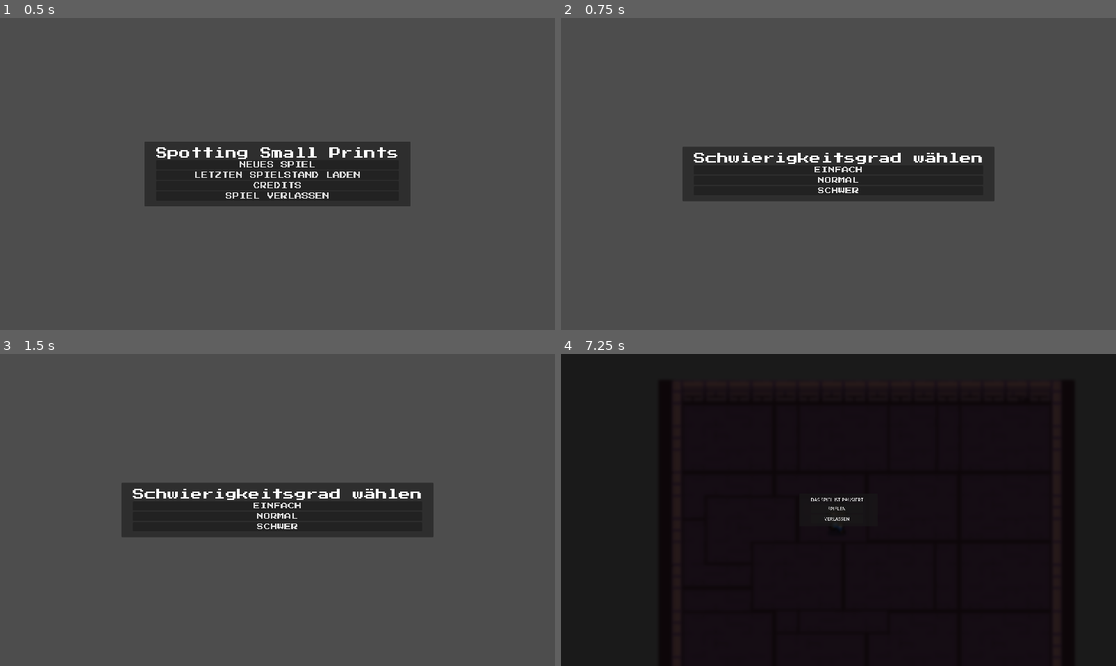
Above: before the commit, frames 1-4 (two rows, left to right).
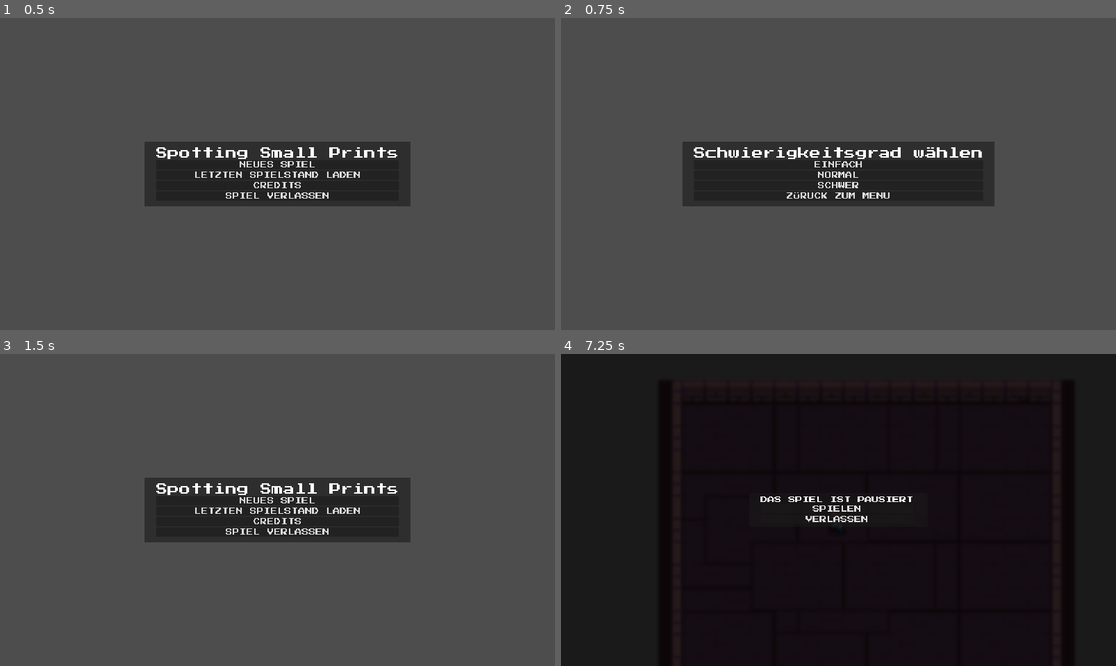
Above: after the commit, the same moments.

Repository: SWE-B5/SpottingSmallPrints
Game: Godot game, scene res://scenes/ui/start_menu.tscn
Same seed, same stepped clock (60 frames per second), same inputs: the game is played once before the commit and once after it. The project has no main scene, so this scene is started directly.
Inputs (mouse positions are in pixels of both pictures, inside the frame that each line leads up to):
- Up to frame 1 (0.5 s): no input
- Up to frame 2 (0.75 s): click "NEUES SPIEL" at 0.5 s
- Up to frame 3 (1.5 s): click (277, 531) at 1.25 s, where only the run after the commit has a clickable "ZÜRUCK ZUM MENU"
- Up to frame 4 (7.25 s): click (838, 500) at 2 s, where only the run after the commit has a clickable "NEUES SPIEL"; click "NORMAL" at 2.75 s; hold D (right) 3.53-4.28 s; hold S (down) 4.28-5.03 s; hold D (right) 5.03-5.78 s; hold W (up) 5.78-6.53 s; hold A (left) from 6.53 s (still down); tap Escape (pause) at 7.15 s

Frame 1 is identical in both runs. In frame 2, 3.2% of the frame differs, in the area x 21-79%, y 39-61%; in frame 3, 4.5%; in frame 4, 0.5%.

Commit message:
feat(UI): back buttons, button design

Diff:
--- a/scenes/ui/pause_menu.tscn
+++ b/scenes/ui/pause_menu.tscn
@@ -1,7 +1,8 @@
-[gd_scene load_steps=4 format=3 uid="uid://c70emhr8dng6o"]
+[gd_scene load_steps=5 format=3 uid="uid://c70emhr8dng6o"]
 
 [ext_resource type="Script" path="res://scripts/ui/pause_menu.gd" id="1_tk502"]
 [ext_resource type="Shader" path="res://shaders/blur.gdshader" id="1_v6hhf"]
+[ext_resource type="FontFile" uid="uid://b6ejypfn354pw" path="res://fonts/PressStart2P-Regular.ttf" id="3_k4vqs"]
 
 [sub_resource type="ShaderMaterial" id="ShaderMaterial_g0a32"]
 shader = ExtResource("1_v6hhf")
@@ -43,12 +44,18 @@
 
 [node name="Label" type="Label" parent="CenterContainer/PanelContainer/MarginContainer/VBoxContainer"]
 layout_mode = 2
+theme_override_fonts/font = ExtResource("3_k4vqs")
+theme_override_font_sizes/font_size = 24
 text = "DAS SPIEL IST PAUSIERT"
 
 [node name="ResumeButton" type="Button" parent="CenterContainer/PanelContainer/MarginContainer/VBoxContainer"]
 layout_mode = 2
+theme_override_fonts/font = ExtResource("3_k4vqs")
+theme_override_font_sizes/font_size = 24
 text = "SPIELEN"
 
 [node name="QuitButton" type="Button" parent="CenterContainer/PanelContainer/MarginContainer/VBoxContainer"]
 layout_mode = 2
+theme_override_fonts/font = ExtResource("3_k4vqs")
+theme_override_font_sizes/font_size = 24
 text = "VERLASSEN"
--- a/scenes/ui/start_menu.tscn
+++ b/scenes/ui/start_menu.tscn
@@ -109,27 +109,79 @@
 theme_override_font_sizes/font_size = 24
 text = "SCHWER"
 
+[node name="DifficultyBackToMenuButton" type="Button" parent="DifficultySelector/CenterContainer/PanelContainer/MarginContainer/VBoxContainer"]
+layout_mode = 2
+theme_override_fonts/font = ExtResource("1_8sqo3")
+theme_override_font_sizes/font_size = 24
+text = "ZÜRUCK ZUM MENU"
+
 [node name="CreditsMenu" type="CanvasLayer" parent="."]
 
 [node name="CenterContainer" type="CenterContainer" parent="CreditsMenu"]
 anchors_preset = 15
 anchor_right = 1.0
 anchor_bottom = 1.0
-offset_left = 237.0
-offset_top = 76.0
-offset_right = 237.0
-offset_bottom = 76.0
 grow_horizontal = 2
 grow_vertical = 2
 
+[node name="PanelContainer" type="PanelContainer" parent="CreditsMenu/CenterContainer"]
+layout_mode = 2
+
+[node name="MarginContainer" type="MarginContainer" parent="CreditsMenu/CenterContainer/PanelContainer"]
+layout_mode = 2
+theme_override_constants/margin_left = 20
+theme_override_constants/margin_top = 20
+theme_override_constants/margin_right = 20
+theme_override_constants/margin_bottom = 20
+
+[node name="VBoxContainer" type="VBoxContainer" parent="CreditsMenu/CenterContainer/PanelContainer/MarginContainer"]
+layout_mode = 2
+
+[node name="Label" type="Label" parent="CreditsMenu/CenterContainer/PanelContainer/MarginContainer/VBoxContainer"]
+layout_mode = 2
+text = "Credits von Spotting Small Prints"
+
+[node name="Label2" type="Label" parent="CreditsMenu/CenterContainer/PanelContainer/MarginContainer/VBoxContainer"]
+layout_mode = 2
+text = "von AppVenture"
+
+[node name="CreditsBackToMenuButton" type="Button" parent="CreditsMenu/CenterContainer/PanelContainer/MarginContainer/VBoxContainer"]
+layout_mode = 2
+text = "ZÜRUCK ZUM MENU"
+
 [node name="LoadGameError" type="CanvasLayer" parent="."]
 
-[node name="TextEdit" type="TextEdit" parent="LoadGameError"]
-offset_left = 80.0
-offset_top = 124.0
-offset_right = 1900.0
-offset_bottom = 1037.0
-text = "JOOOOOOOOOOOOOO FEHLER"
+[node name="CenterContainer" type="CenterContainer" parent="LoadGameError"]
+anchors_preset = 15
+anchor_right = 1.0
+anchor_bottom = 1.0
+grow_horizontal = 2
+grow_vertical = 2
+
+[node name="PanelContainer" type="PanelContainer" parent="LoadGameError/CenterContainer"]
+layout_mode = 2
+
+[node name="MarginContainer" type="MarginContainer" parent="LoadGameError/CenterContainer/PanelContainer"]
+layout_mode = 2
+theme_override_constants/margin_left = 30
+theme_override_constants/margin_top = 20
+theme_override_constants/margin_right = 20
+theme_override_constants/margin_bottom = 30
+
+[node name="VBoxContainer" type="VBoxContainer" parent="LoadGameError/CenterContainer/PanelContainer/MarginContainer"]
+layout_mode = 2
+
+[node name="Label" type="Label" parent="LoadGameError/CenterContainer/PanelContainer/MarginContainer/VBoxContainer"]
+layout_mode = 2
+theme_override_fonts/font = ExtResource("1_8sqo3")
+theme_override_font_sizes/font_size = 30
+text = "ES WURDE LEIDER KEIN LAUFENDER SPIELSTAND GEFUNDEN"
+
+[node name="LoadGameErrorBackButton" type="Button" parent="LoadGameError/CenterContainer/PanelContainer/MarginContainer/VBoxContainer"]
+layout_mode = 2
+theme_override_fonts/font = ExtResource("1_8sqo3")
+theme_override_font_sizes/font_size = 20
+text = "ZÜRUCK ZUM MENU"
 
 [connection signal="pressed" from="StartMenu/PanelContainer/MarginContainer/VBoxContainer/NewGameButton" to="." method="_on_new_game_button_pressed"]
 [connection signal="pressed" from="StartMenu/PanelContainer/MarginContainer/VBoxContainer/LoadGameButton" to="." method="_on_load_game_button_pressed"]
@@ -138,3 +190,6 @@
 [connection signal="pressed" from="DifficultySelector/CenterContainer/PanelContainer/MarginContainer/VBoxContainer/EasyDifficultyButton" to="." method="_on_easy_difficulty_button_pressed"]
 [connection signal="pressed" from="DifficultySelector/CenterContainer/PanelContainer/MarginContainer/VBoxContainer/NormalDifficultyButton" to="." method="_on_normal_difficulty_button_pressed"]
 [connection signal="pressed" from="DifficultySelector/CenterContainer/PanelContainer/MarginContainer/VBoxContainer/HardDifficultyButton" to="." method="_on_hard_difficulty_button_pressed"]
+[connection signal="pressed" from="DifficultySelector/CenterContainer/PanelContainer/MarginContainer/VBoxContainer/DifficultyBackToMenuButton" to="." method="_on_difficulty_back_to_menu_button_pressed"]
+[connection signal="pressed" from="CreditsMenu/CenterContainer/PanelContainer/MarginContainer/VBoxContainer/CreditsBackToMenuButton" to="." method="_on_credits_back_to_menu_button_pressed"]
+[connection signal="pressed" from="LoadGameError/CenterContainer/PanelContainer/MarginContainer/VBoxContainer/LoadGameErrorBackButton" to="." method="_on_load_game_error_back_button_pressed"]
--- a/scripts/ui/start_menu.gd
+++ b/scripts/ui/start_menu.gd
@@ -1,22 +1,15 @@
 extends CanvasLayer
 
-var hub_scene = preload("res://scenes/level/hub.tscn").instantiate()
+@onready var start_menu = $StartMenu # Start Menu mit Laden, Neues Spiel, Credits, Quit
+@onready var difficulty_selector = $DifficultySelector # 3 Schwierigkeiten wählen
+@onready var credits = $CreditsMenu # Credit Menu
+@onready var load_game_error = $LoadGameError # Fehler Nachricht, maybe popup möglich?
 
-@onready var start_menu = $StartMenu
-@onready var difficulty_selector = $DifficultySelector
-@onready var credits = $CreditsMenu
-@onready var load_game_error = $LoadGameError
-
-# Called when the node enters the scene tree for the first time.
 func _ready():
 	start_menu.show()
 	difficulty_selector.hide()
 	credits.hide()
 	load_game_error.hide()
-
-# Called every frame. 'delta' is the elapsed time since the previous frame.
-func _process(delta):
-	pass
 
 func spawn_to_hub():
 	get_tree().change_scene_to_file("res://scenes/level/hub.tscn")
@@ -26,7 +19,6 @@
 	difficulty_selector.show()
 
 func _on_load_game_button_pressed():
-
 	if not PlayerVariables.load_from_path(Constants.SAVE_PATH):
 		load_game_error.show()
 		start_menu.hide()
@@ -36,7 +28,18 @@
 func _on_credits_button_pressed():
 	credits.show()
 	start_menu.hide()
+
+func _on_load_game_error_back_button_pressed():
+	start_menu.show()
+	load_game_error.hide()
+
+func _on_credits_back_to_menu_button_pressed():
+	credits.hide()
+	start_menu.show()
+
+func _on_difficulty_back_to_menu_button_pressed():
 	difficulty_selector.hide()
+	start_menu.show()
 
 func _on_quit_button_pressed():
 	get_tree().quit()
--- a/store/constants.gd
+++ b/store/constants.gd
@@ -1,6 +1,7 @@
 extends Node
 
 # fyi: C:\Users\UserName\AppData\Roaming\Godot\app_userdata\Spotting Small Prints\spotting_small_prints.save
+# Linux: /home/UserName/.local/share/godot/app_userdata/Spooting Small Prints/spotting_small_prints.save
 # falls man löschen will oder sowas
 # todo: bei end game auch löschen
 const SAVE_PATH = "user://spotting_small_prints.save"
